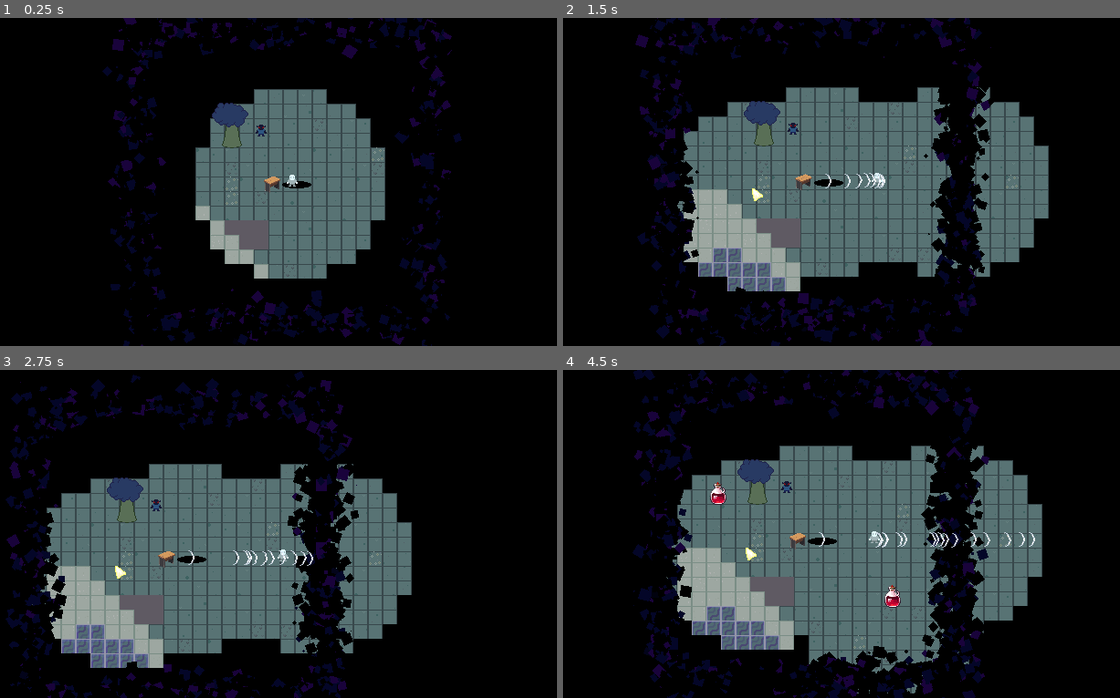
Above: before the commit, frames 1-4 (two rows, left to right).
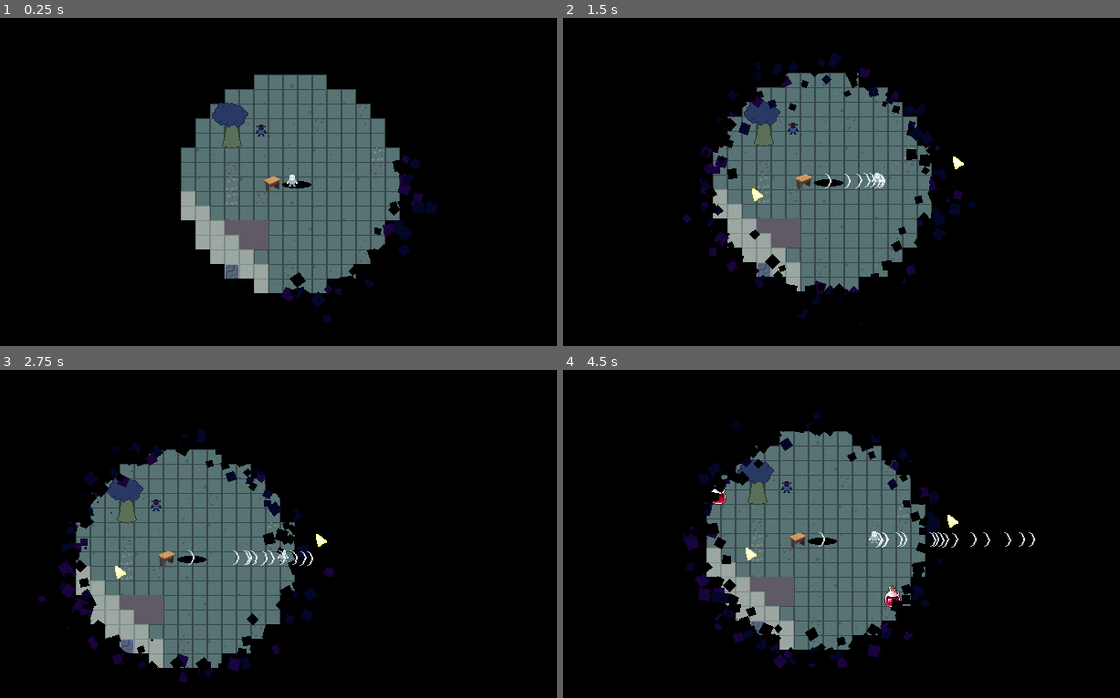
Above: after the commit, the same moments.

Repository: TimoRoggel/EverDark
Game: Godot game, scene res://scenes/levels/world.tscn
The game is run twice, just before and just after one commit, with the same random seed, the same clock (stepped at 60 frames per second) and the same inputs.
Inputs (mouse positions are in pixels of both pictures, inside the frame that each line leads up to):
- Up to frame 1 (0.25 s): no input
- Up to frame 2 (1.5 s): move the mouse to (986, 165) at 0.52 s; press the mouse at (986, 165) at 0.53 s; hold D (right) 0.53-1.25 s; release the mouse at (986, 165) at 1.25 s; drag from (735, 198) to (925, 168) at 1.27 s
- Up to frame 3 (2.75 s): move the mouse to (350, 461) at 2.02 s; hold D (right) from 2.03 s (still down); hold Shift (dash) from 2.03 s (still down)
- Up to frame 4 (4.5 s): release D (right) at 2.75 s; release Shift (dash) at 2.75 s; drag from (824, 599) to (679, 573) at 2.77 s; move the mouse to (1030, 583) at 3.52 s; hold A (left) 3.53-4.25 s; hold Ctrl 3.53-4.25 s; drag from (679, 484) to (824, 579) at 4.27 s

The runs differ from the first frame. In frame 1, 9.7% of the frame differs, in the area x 18-83%, y 0-100%; in frame 2, 19%; in frame 3, 19%; in frame 4, 20%, in the area x 12-87%, y 0-100%.

Commit message:
added particles to the everdark edge

Diff:
--- a/scenes/effects/everdark.tscn
+++ b/scenes/effects/everdark.tscn
@@ -10,7 +10,9 @@
 gradient = SubResource("Gradient_58ra6")
 
 [node name="everdark" type="GPUParticles2D"]
-amount = 20
+z_index = 5
+z_as_relative = false
+amount = 6
 texture = SubResource("GradientTexture2D_edv26")
 lifetime = 5.0
 preprocess = 20.0
--- a/scenes/levels/world.tscn
+++ b/scenes/levels/world.tscn
@@ -1,10 +1,9 @@
-[gd_scene load_steps=10 format=3 uid="uid://dgp8wphrgdusy"]
+[gd_scene load_steps=9 format=3 uid="uid://dgp8wphrgdusy"]
 
 [ext_resource type="PackedScene" uid="uid://ymxr4fas105j" path="res://scenes/characters/player.tscn" id="2_7k8c1"]
 [ext_resource type="TileSet" uid="uid://c3hjqyut0k11j" path="res://tilesets/plain.tres" id="2_w2p53"]
 [ext_resource type="Script" uid="uid://bjl66vmgiycyi" path="res://scripts/tools/generated_tile_map_layer.gd" id="3_7xgas"]
 [ext_resource type="Script" uid="uid://cuoyob352u88i" path="res://scripts/tools/flippable_tile_map_layer.gd" id="4_gy5pc"]
-[ext_resource type="Script" uid="uid://bqjk7fr0n0p3p" path="res://scripts/tools/everdark.gd" id="5_7xgas"]
 [ext_resource type="PackedScene" uid="uid://2sk6w6jiy3ng" path="res://scenes/crafting/crafting.tscn" id="6_gy5pc"]
 [ext_resource type="PackedScene" uid="uid://cgmgqctfbwgu3" path="res://scenes/characters/test_enemy.tscn" id="7_0lift"]
 [ext_resource type="PackedScene" uid="uid://dl655ix05mcka" path="res://scenes/characters/hole.tscn" id="8_dp8al"]
@@ -40,34 +39,6 @@
 [node name="WorldEnvironment" type="WorldEnvironment" parent="."]
 environment = SubResource("Environment_w2p53")
 
-[node name="Everdark" type="Area2D" parent="."]
-position = Vector2(0, -160)
-script = ExtResource("5_7xgas")
-size = Vector2(160, 4)
-generate_position = Vector2(0, -320)
-metadata/_custom_type_script = "uid://bqjk7fr0n0p3p"
-
-[node name="Everdark2" type="Area2D" parent="."]
-position = Vector2(0, 160)
-script = ExtResource("5_7xgas")
-size = Vector2(160, 4)
-generate_position = Vector2(0, 320)
-metadata/_custom_type_script = "uid://bqjk7fr0n0p3p"
-
-[node name="Everdark3" type="Area2D" parent="."]
-position = Vector2(160, 0)
-script = ExtResource("5_7xgas")
-size = Vector2(4, 160)
-generate_position = Vector2(320, 0)
-metadata/_custom_type_script = "uid://bqjk7fr0n0p3p"
-
-[node name="Everdark4" type="Area2D" parent="."]
-position = Vector2(-160, 0)
-script = ExtResource("5_7xgas")
-size = Vector2(4, 160)
-generate_position = Vector2(-320, 0)
-metadata/_custom_type_script = "uid://bqjk7fr0n0p3p"
-
 [node name="Crafting" parent="." instance=ExtResource("6_gy5pc")]
 position = Vector2(-12, 8)
 
--- a/scripts/components/lumin_placement_component.gd
+++ b/scripts/components/lumin_placement_component.gd
@@ -20,11 +20,11 @@
 	pass
 
 func place(at: Vector2) -> void:
-	#if !inventory.has(0):
-		#return
+	if !inventory.has(0):
+		return
 	for coords: Vector2 in current_lumin_positions:
 		if coords.distance_squared_to(at) < MIN_DISTANCE:
 			return
 	Generator.generate(at * Generator.SIZE)
 	current_lumin_positions.append(at)
-	#inventory.remove(0)
+	inventory.remove(0)
--- a/scripts/tools/generated_tile_map_layer.gd
+++ b/scripts/tools/generated_tile_map_layer.gd
@@ -7,8 +7,11 @@
 var generated_chunks: Array[Vector2] = []
 var terrain_queue: Dictionary[Vector3i, Array] = {}
 var processed_terrains: Array[Vector2i] = []
+var everdark_queue: Array[Vector2] = []
+var queueing: bool = false
 
 signal chunk_generated(chunk: Vector2i)
+signal everdark_queue_done
 
 func _ready() -> void:
 	Generator.layer = self
@@ -38,6 +41,18 @@
 	var layer: FlippableTileMapLayer = toppings_layer if key.x == 1 else self
 	layer.set_cells_terrain_connect(terrains[key], key.y, key.z)
 
+func queue_everdark() -> void:
+	queueing = true
+	var i: int = 0
+	for coords: Vector2 in everdark_queue:
+		place_everdark(coords)
+		if i % 3 == 0:
+			await get_tree().process_frame
+		i += 1
+	everdark_queue.clear()
+	queueing = false
+	everdark_queue_done.emit()
+
 func clear_tiles() -> void:
 	generated_chunks.clear()
 	processed_terrains.clear()
@@ -45,16 +60,26 @@
 	toppings_layer.clear()
 
 func generate_around(where: Vector2, amount: int = 1) -> void:
-	for r: int in Generator.SIZE * amount:
-		for t: int in 40:
-			var p: float = t * TAU / 40.0
+	var max_radius: int = Generator.SIZE * amount
+	for r: int in max_radius + 1:
+		var steps: int = 80
+		for t: int in steps:
+			var p: float = t * TAU / steps
 			var x: int = roundi(sin(p) * r)
 			var y: int = roundi(cos(p) * r)
 			var pos: Vector2 = where + Vector2(x, y)
-			if pos.distance_squared_to(where) >= pow(Generator.SIZE, 2.0):
+			if pos.distance_squared_to(where) >= pow(max_radius + 1, 2.0):
 				continue
-			generate(pos)
+			var e_x: int = roundi(sin(p) * (r + 1))
+			var e_y: int = roundi(cos(p) * (r + 1))
+			if r >= max_radius:
+				if queueing:
+					await everdark_queue_done
+				everdark_queue.append(where + Vector2(e_x, e_y))
+			if r <= max_radius:
+				generate(pos)
 		await get_tree().physics_frame
+	queue_everdark()
 
 func generate(where: Vector2) -> void:
 	if generated_chunks.has(where):
@@ -85,3 +110,8 @@
 		#if !terrain_queue.has(dchunk):
 			#terrain_queue[dchunk] = []
 		#terrain_queue[dchunk].append([topping, tile.source, tile.terrain, at, true])
+
+func place_everdark(at: Vector2) -> void:
+	if generated_chunks.has(at):
+		return
+	set_cell(at, 4, Vector2i.ZERO, 1)
--- a/tilesets/plain.tres
+++ b/tilesets/plain.tres
@@ -8,6 +8,7 @@
 [ext_resource type="Texture2D" uid="uid://cd4wns84u4ik4" path="res://graphics/tile_sheets/water_sheet.png" id="4_nbwmk"]
 [ext_resource type="Texture2D" uid="uid://b8xd1msmlcyk1" path="res://graphics/tile_sheets/sand_sheet.png" id="5_oyymg"]
 [ext_resource type="Texture2D" uid="uid://crelg8okpejqd" path="res://graphics/tilesets/cave.png" id="7_6awwt"]
+[ext_resource type="PackedScene" uid="uid://b70g3twmfbvvh" path="res://scenes/effects/everdark.tscn" id="9_2blx5"]
 
 [sub_resource type="ShaderMaterial" id="ShaderMaterial_ieuw8"]
 shader = ExtResource("1_18qun")
@@ -2225,6 +2226,9 @@
 11:7/0/terrains_peering_bit/top_left_corner = 1
 11:7/0/terrains_peering_bit/top_side = 1
 
+[sub_resource type="TileSetScenesCollectionSource" id="TileSetScenesCollectionSource_f337j"]
+scenes/1/scene = ExtResource("9_2blx5")
+
 [resource]
 physics_layer_0/collision_layer = 1
 terrain_set_0/mode = 0
@@ -2247,3 +2251,4 @@
 sources/1 = SubResource("TileSetAtlasSource_w2tqh")
 sources/2 = SubResource("TileSetAtlasSource_foqb0")
 sources/3 = SubResource("TileSetAtlasSource_nbwmk")
+sources/4 = SubResource("TileSetScenesCollectionSource_f337j")
Not shown: 1 places in tilesets/plain.tres that only renumber resources
